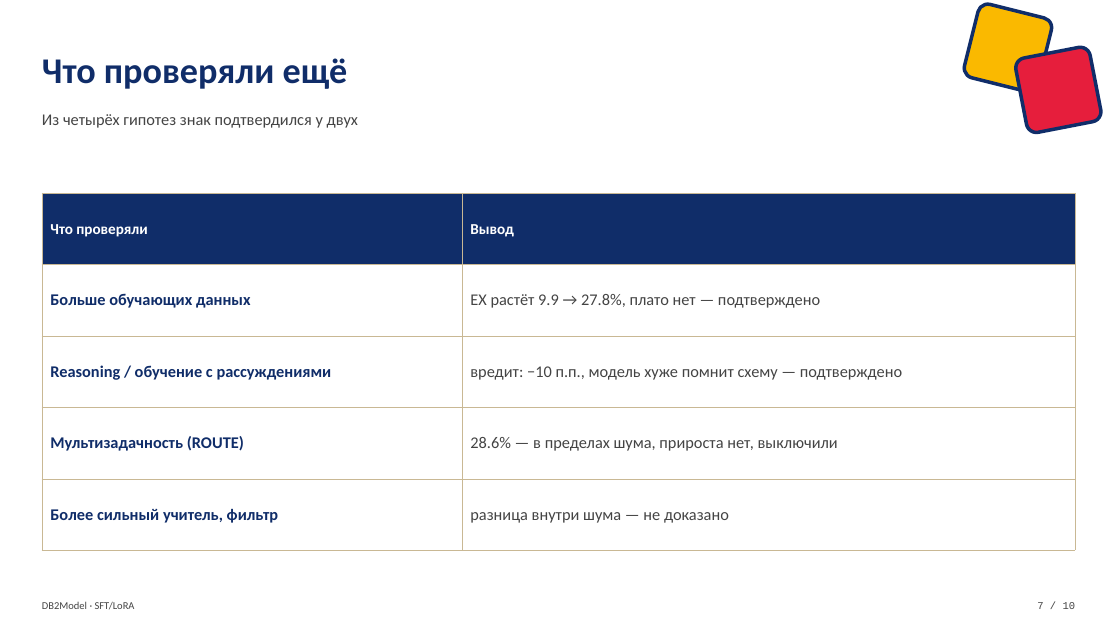
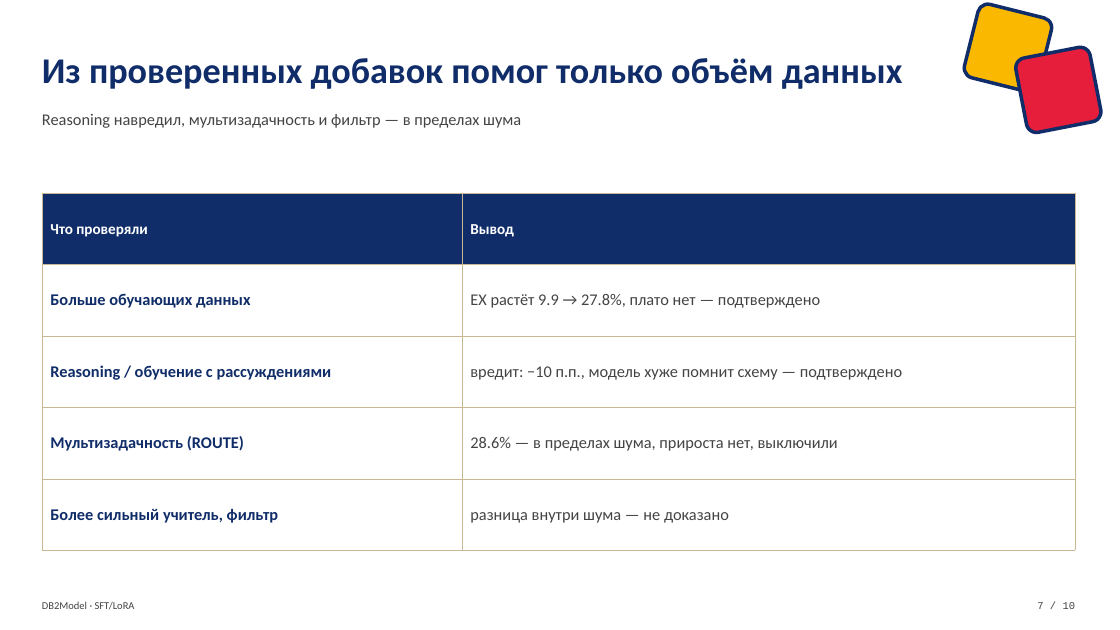
Before and after one commit to VladimirPozdeev06/db2model_lora, a slide deck: slide 7 of db2model/DB2Model_SFT_LoRA_defense.pptx. Drawn at 1120x630 pixels with LibreOffice and Linux fonts; fonts in the diff are those of the drawing. Boxes give left, top, right and bottom in pixels: in the first picture for what was removed or moved away, otherwise in the second. Text is boxed around its words. In the diff, an @@ line names an element or a change of style, - is before the commit and + after.

```diff
--- a/db2model/DB2Model_SFT_LoRA_defense.pptx
+++ b/db2model/DB2Model_SFT_LoRA_defense.pptx
@@ text at [42,58,903,89]: text changed @@
-Что проверяли ещё
+Из проверенных добавок помог только объём данных
@@ text at [42,114,521,128]: text changed @@
-Из четырёх гипотез знак подтвердился у двух
+Reasoning навредил, мультизадачность и фильтр — в пределах шума
```
Also in this commit, not shown: 6 other slides changed, 1 slide added, 1 slide removed.
